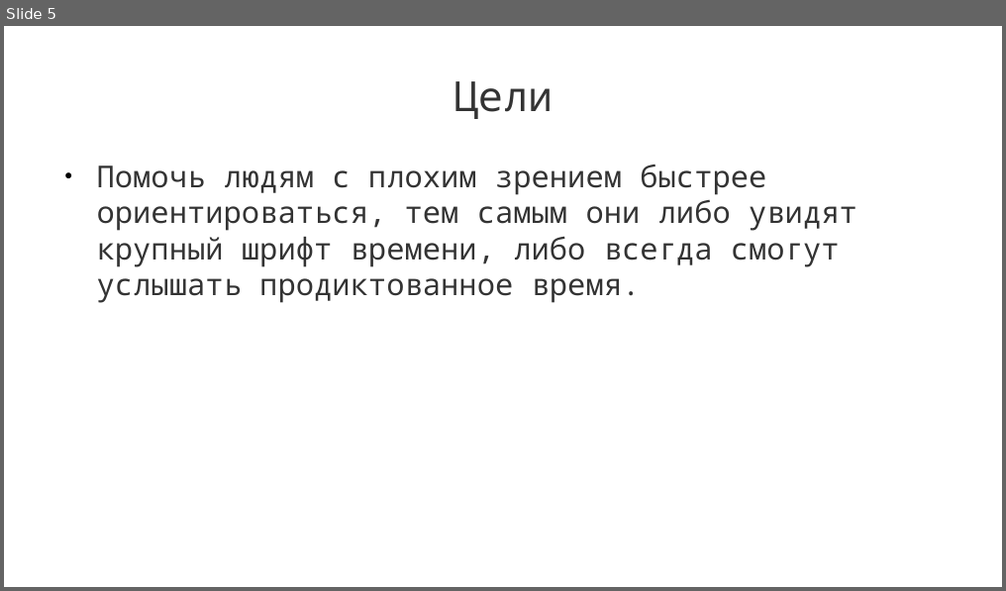
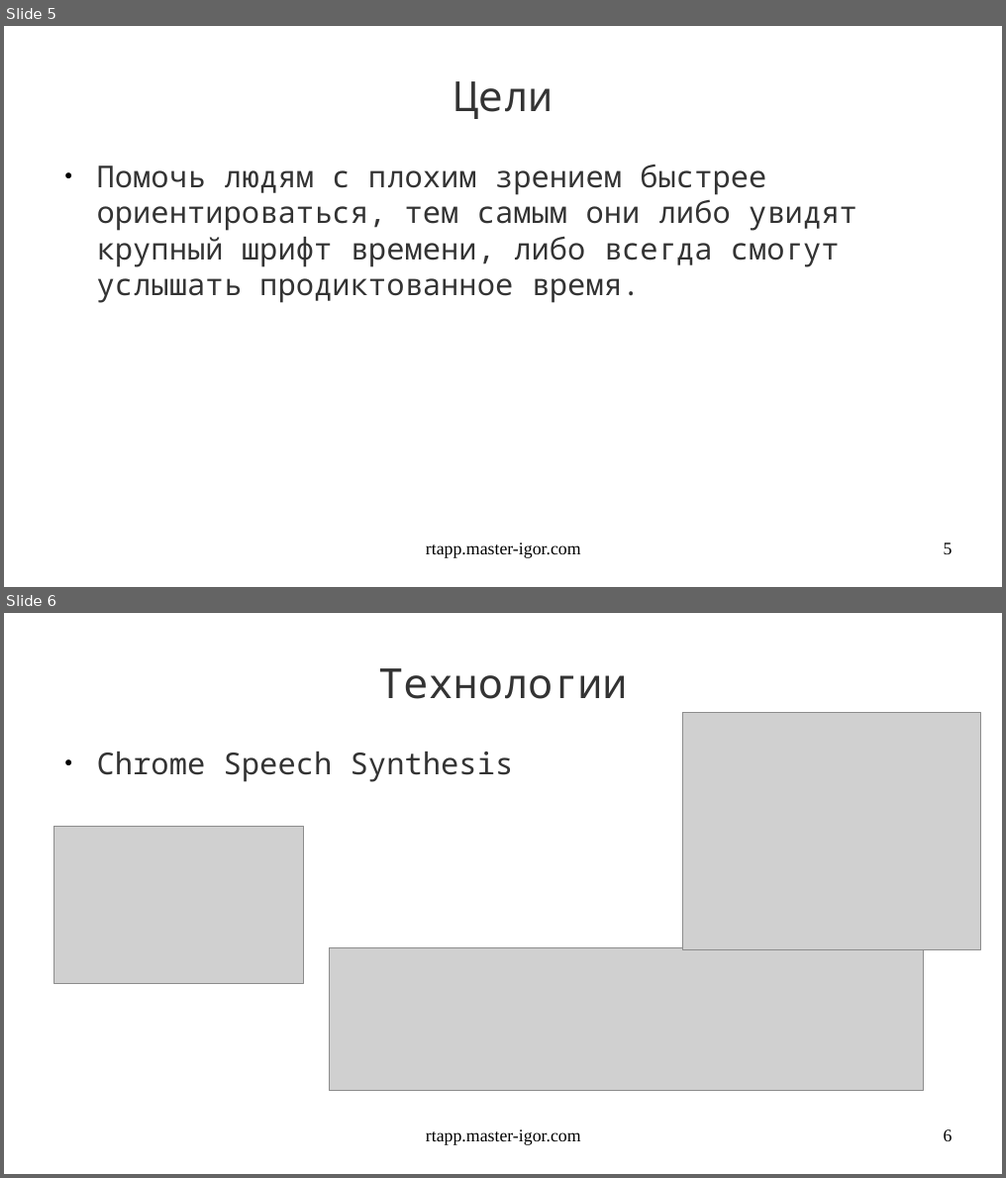
Before and after one commit to banditi/real-time-app, a slide deck: rtapp.odp. Shown one above the other, each under a label of ours: slide 5 before the commit, slides 5 and 6 after it. The pictures are 1006x591 and 1006x1178 pixels, drawn with LibreOffice and Linux fonts; fonts in the diff are those of the drawing; grey boxes stand for pictures. Boxes give left, top, right and bottom in pixels: in the first picture for what was removed or moved away, otherwise in the second. Text is boxed around its words. In the diff, an @@ line names an element or a change of style, - is before the commit and + after.

```diff
--- a/rtapp.odp
+++ b/rtapp.odp
@@ slide 6 added at (x1=4, y1=613, x2=1002, y2=1174), background #FFFFFF @@
@@ title added at (x1=378, y1=668, x2=627, y2=699), 33 pt, text #333333 @@
+Технологии
@@ picture added at (x1=683, y1=713, x2=981, y2=951) @@
@@ text added at (x1=97, y1=752, x2=514, y2=782), 24 pt, text #333333 @@
+● Chrome Speech Synthesis
@@ picture added at (x1=54, y1=826, x2=304, y2=983) @@
@@ picture added at (x1=329, y1=948, x2=924, y2=1090) @@
@@ text added at (x1=426, y1=1130, x2=581, y2=1146), 14 pt, text #000000 @@
+rtapp.master-igor.com
@@ page number added at (x1=944, y1=1130, x2=952, y2=1142), 14 pt, text #000000 @@
+6
@@ slide 5 changed as well @@
@@ text added at (x1=426, y1=543, x2=581, y2=559), 14 pt, text #000000 @@
+rtapp.master-igor.com
@@ page number added at (x1=944, y1=543, x2=952, y2=555), 14 pt, text #000000 @@
+5
```
Also in this commit, not shown: 6 other slides changed, 2 other slides added, 2 slides removed, 12 other files.
